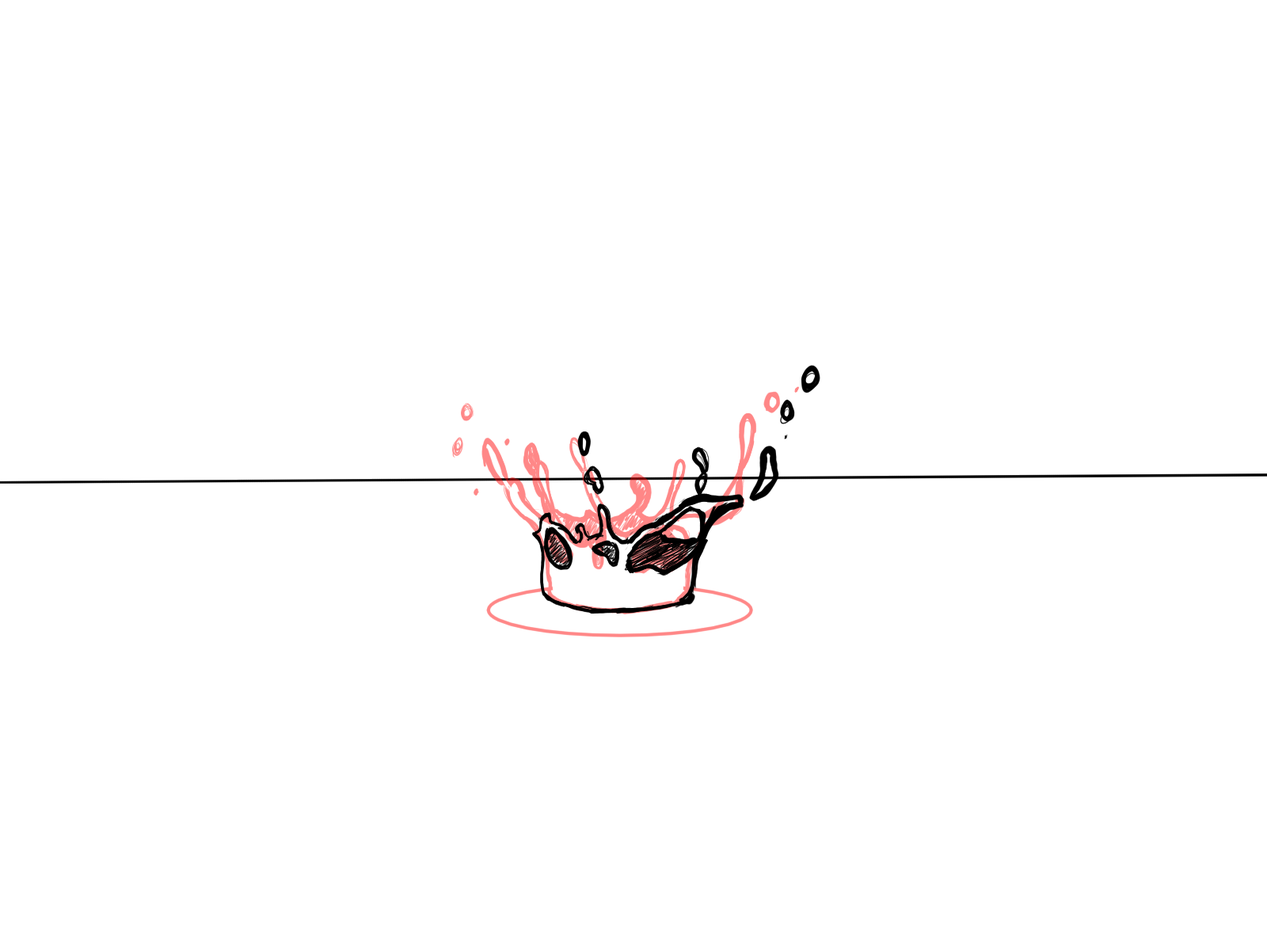
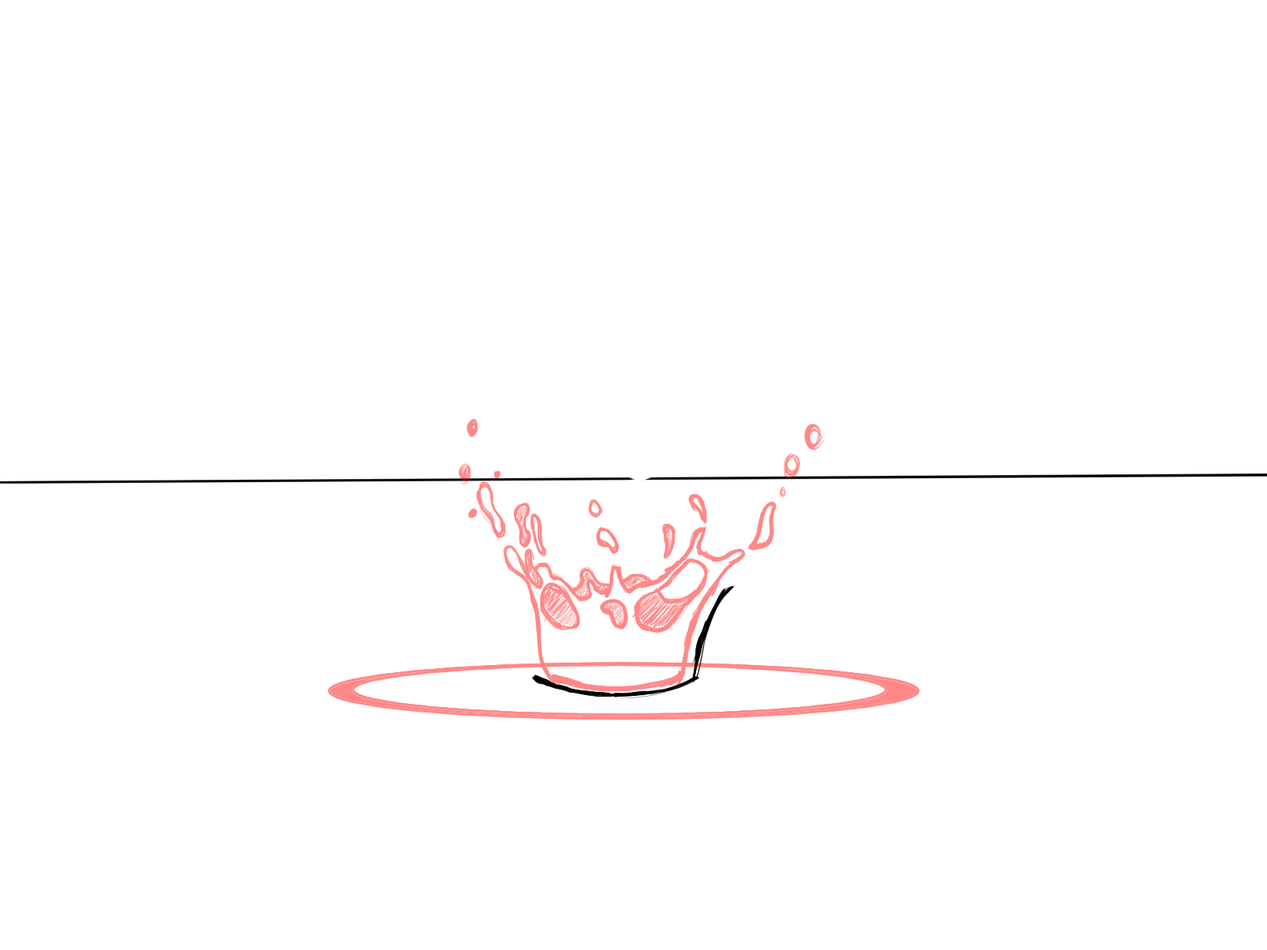
Layer changes from the first 1267x950 image to the second:
painted on "Layer 1" over [left=327, top=364, right=920, bottom=721]
painted on "Background" over [left=327, top=364, right=920, bottom=721]
